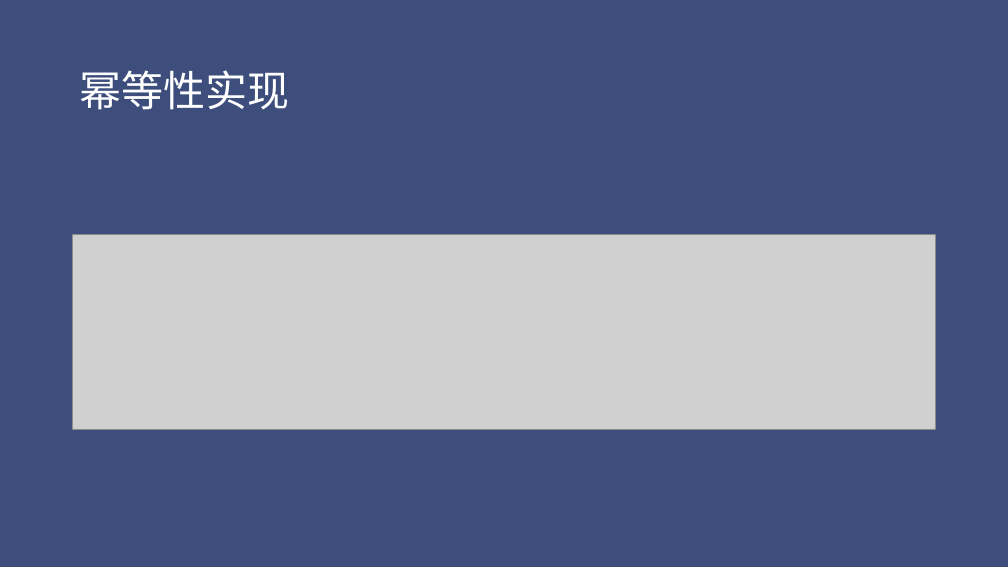
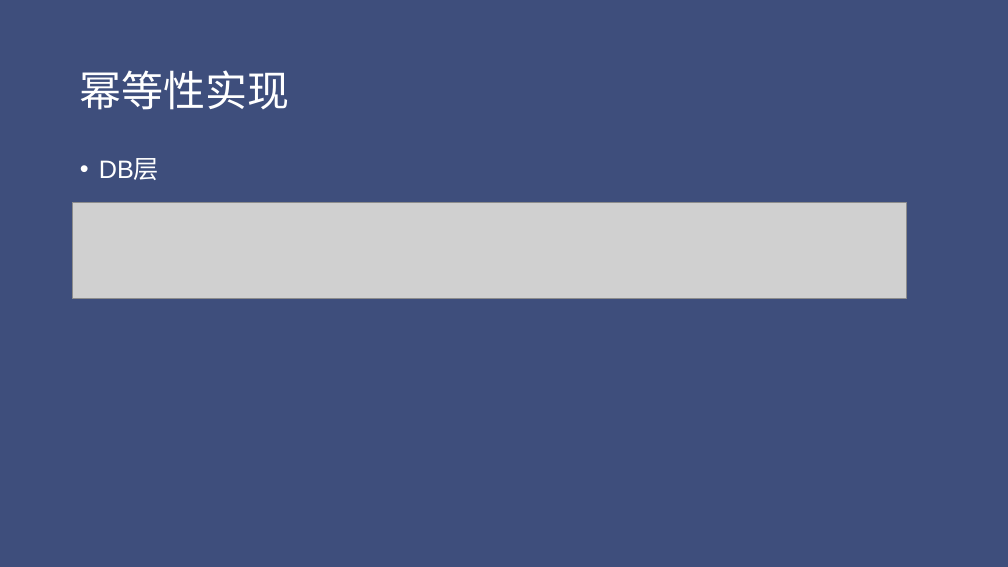
Before and after one commit to jungle0127/springcloudstudy, a slide deck: slide 63 of docs/distributedsystemtransaction.pptx (slide 62 before the commit). Drawn at 1008x567 pixels with LibreOffice and Linux fonts; fonts in the diff are those of the drawing; grey boxes stand for pictures. Boxes give left, top, right and bottom in pixels: in the first picture for what was removed or moved away, otherwise in the second. Text is boxed around its words. In the diff, an @@ line names an element or a change of style, - is before the commit and + after.

```diff
--- a/docs/distributedsystemtransaction.pptx
+++ b/docs/distributedsystemtransaction.pptx
@@ text added at (x1=99, y1=158, x2=159, y2=180), 24 pt, text #FFFFFF @@
+• DB层
@@ picture added at (x1=73, y1=203, x2=907, y2=299) @@
@@ picture removed at (x1=73, y1=234, x2=936, y2=429) @@
```
Also in this commit, not shown: 4 other slides changed, 6 slides added, 1 slide removed, 20 other files.
